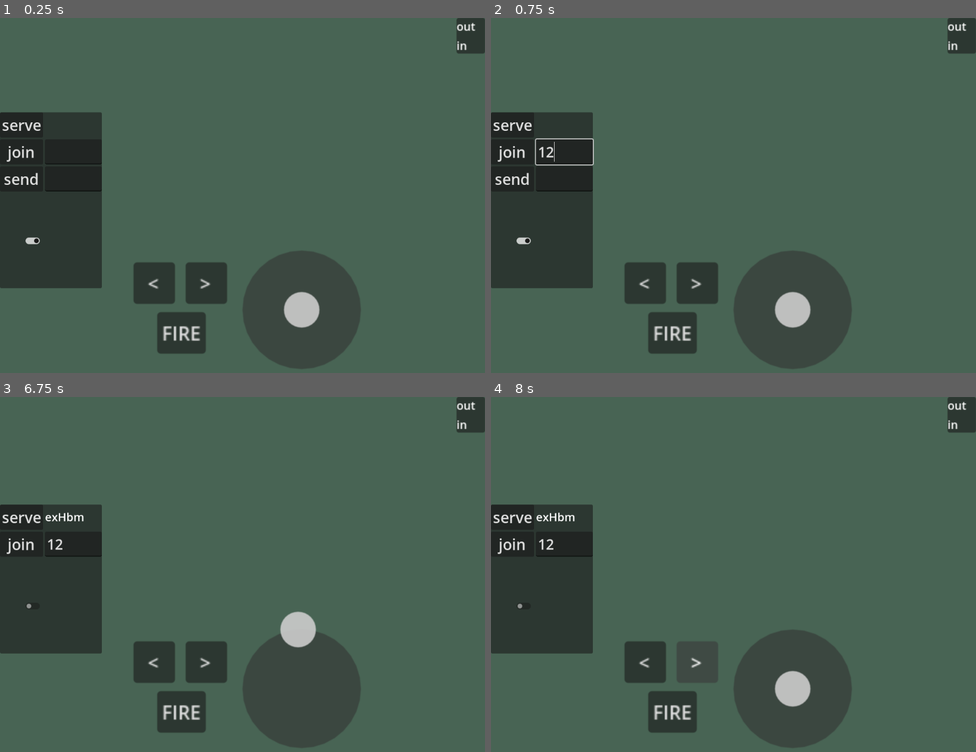
Above: before the commit, frames 1-4 (two rows, left to right).
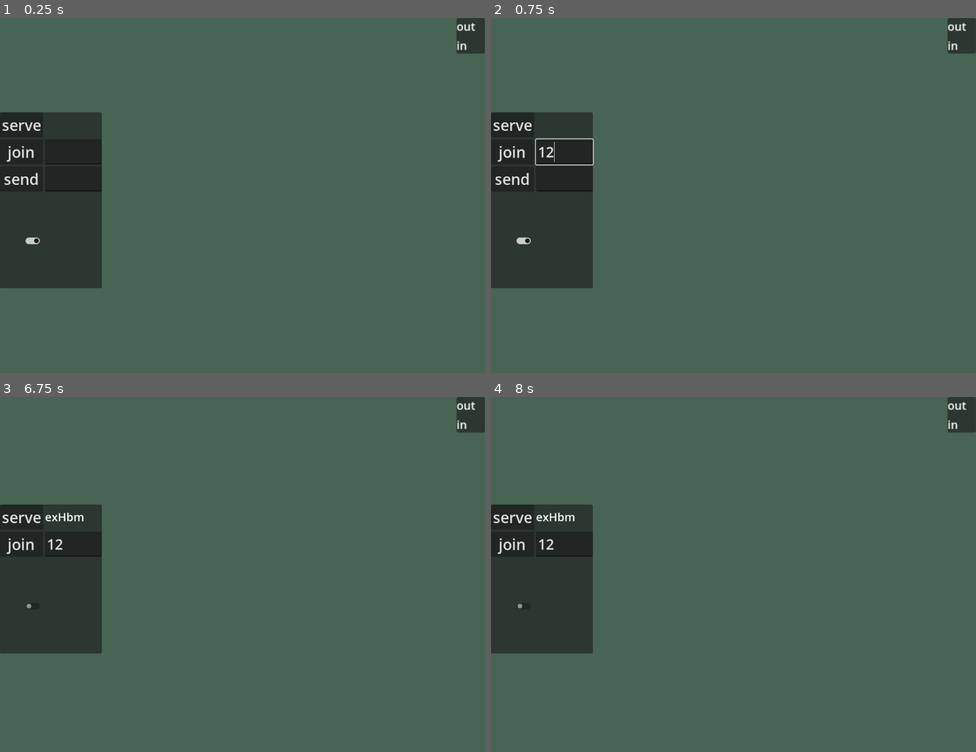
Above: after the commit, the same moments.

Repository: JosePedroDias/godot-peer-mp-with-tube
Game: Godot game, scene res://scenes/main.tscn
Two runs of this game, one before a commit and one after it. Both use one fixed random seed, a clock stepped at 60 frames per second and the inputs below.
Inputs (mouse positions are in pixels of both pictures, inside the frame that each line leads up to):
- Up to frame 1 (0.25 s): no input
- Up to frame 2 (0.75 s): click (563, 152) at 0.52 s; type "12" at 0.6 s
- Up to frame 3 (6.75 s): click (72, 556) at 0.75 s; type "12" at 0.83 s; click "serve" at 1.25 s; click "send" at 2 s; click (19, 620) at 2.75 s; click (208, 663) at 3.5 s, where only the run before the commit has a clickable ">"; click (155, 663) at 4.25 s, where only the run before the commit has a clickable "<"; click (179, 712) at 5 s, where only the run before the commit has a clickable "FIRE"; click "join" at 5.75 s; tap Enter at 6.5 s; drag from (300, 688) to (291, 499) at 6.52 s
- Up to frame 4 (8 s): drag from (636, 595) to (709, 652) at 7.27 s

The runs differ from the first frame. In frame 1, 9.3% of the frame differs, in the area x 27-75%, y 65-99%; in frame 2, 9.3%; in frame 3, 9.7%, in the area x 27-75%, y 60-99%; in frame 4, 9.3%.

Commit message:
conditionally add ui_controls

Diff:
--- a/scenes/main.tscn
+++ b/scenes/main.tscn
@@ -6,7 +6,6 @@
 [ext_resource type="PackedScene" uid="uid://xou70oxixef3" path="res://scenes/p2pform.tscn" id="4_jyhfs"]
 [ext_resource type="PackedScene" uid="uid://bh8dxdkw7860d" path="res://scenes/terrain.tscn" id="5_tbgi4"]
 [ext_resource type="PackedScene" uid="uid://d3pdo6cbx82d6" path="res://scenes/net_overlay.tscn" id="6_tefeu"]
-[ext_resource type="PackedScene" uid="uid://cp2lp0ustyqkj" path="res://scenes/ui_controls.tscn" id="7_o6xl0"]
 
 [node name="Main" type="Node2D"]
 script = ExtResource("1_sugp2")
@@ -36,17 +35,3 @@
 grow_vertical = 2
 size_flags_horizontal = 0
 size_flags_vertical = 0
-
-[node name="UiControls" parent="CanvasLayer" instance=ExtResource("7_o6xl0")]
-anchors_preset = 7
-anchor_left = 0.5
-anchor_top = 1.0
-anchor_right = 0.5
-offset_left = 0.0
-offset_top = 0.0
-offset_right = 0.0
-offset_bottom = 0.0
-grow_vertical = 0
-scale = Vector2(2.5, 2.5)
-size_flags_horizontal = 4
-size_flags_vertical = 8
--- a/scripts/main.gd
+++ b/scripts/main.gd
@@ -4,6 +4,7 @@
 @onready var tube_client: TubeClient = $TubeClient
 @onready var form: P2pform = $CanvasLayer/P2Pform
 @onready var terrain: Terrain = $Terrain
+@onready var canvas_layer: CanvasLayer = $CanvasLayer
 
 var peer_data: Dictionary[String, PeerData] = {}
 
@@ -15,26 +16,42 @@
 	tube_client.peer_connected.connect(_on_peer_connected)
 	terrain.peer_data = peer_data
 
+	# Add UI controls only on mobile devices (mobile OS or portrait orientation)
+	if _is_mobile_device(): _add_ui_controls()
+
+func _is_mobile_device() -> bool:
+	var os_name = OS.get_name()
+	if os_name == "Android" or os_name == "iOS": return true
+	var viewport_size = get_viewport().get_visible_rect().size
+	return viewport_size.y > viewport_size.x
+
+func _add_ui_controls() -> void:
+	var ui_controls_scene = preload("res://scenes/ui_controls.tscn")
+	var ui_controls = ui_controls_scene.instantiate()
+	ui_controls.anchors_preset = Control.PRESET_CENTER_BOTTOM
+	ui_controls.anchor_right = 0.5
+	ui_controls.offset_left = 0.0
+	ui_controls.offset_top = 0.0
+	ui_controls.offset_right = 0.0
+	ui_controls.offset_bottom = 0.0
+	ui_controls.grow_vertical = Control.GROW_DIRECTION_BEGIN
+	ui_controls.scale = Vector2(2.5, 2.5)
+	ui_controls.size_flags_horizontal = Control.SIZE_SHRINK_CENTER
+	ui_controls.size_flags_vertical = Control.SIZE_SHRINK_END
+	canvas_layer.add_child(ui_controls)
+
 func _on_session_created():
 	var id = str(tube_client.peer_id)
-	#print("_on_session_created: ", id)
 	terrain.my_id = id
 	peer_data.set(id, PeerData.new())
-	#print("assigning my_id: ", id)
-	#print("peer_data: ", str(peer_data))
 	terrain.spawn_tank_for_server()
 
 func _on_session_joined():
 	var id = str(tube_client.peer_id)
-	#print("_on_session_joined: ", id)
 	if terrain.my_id.length() > 0: return
 	terrain.my_id = id
 	peer_data.set(id, PeerData.new())
-	#print("assigning my_id: ", id)
-	#print("peer_data: ", str(peer_data))
 
 func _on_peer_connected(_id):
 	var id = str(_id)
-	#print("_on_peer_connected: ", id)
 	peer_data.set(id, PeerData.new())
-	#print("peer_data: ", str(peer_data))
Not shown: 1 places in scenes/main.tscn that only renumber resources
